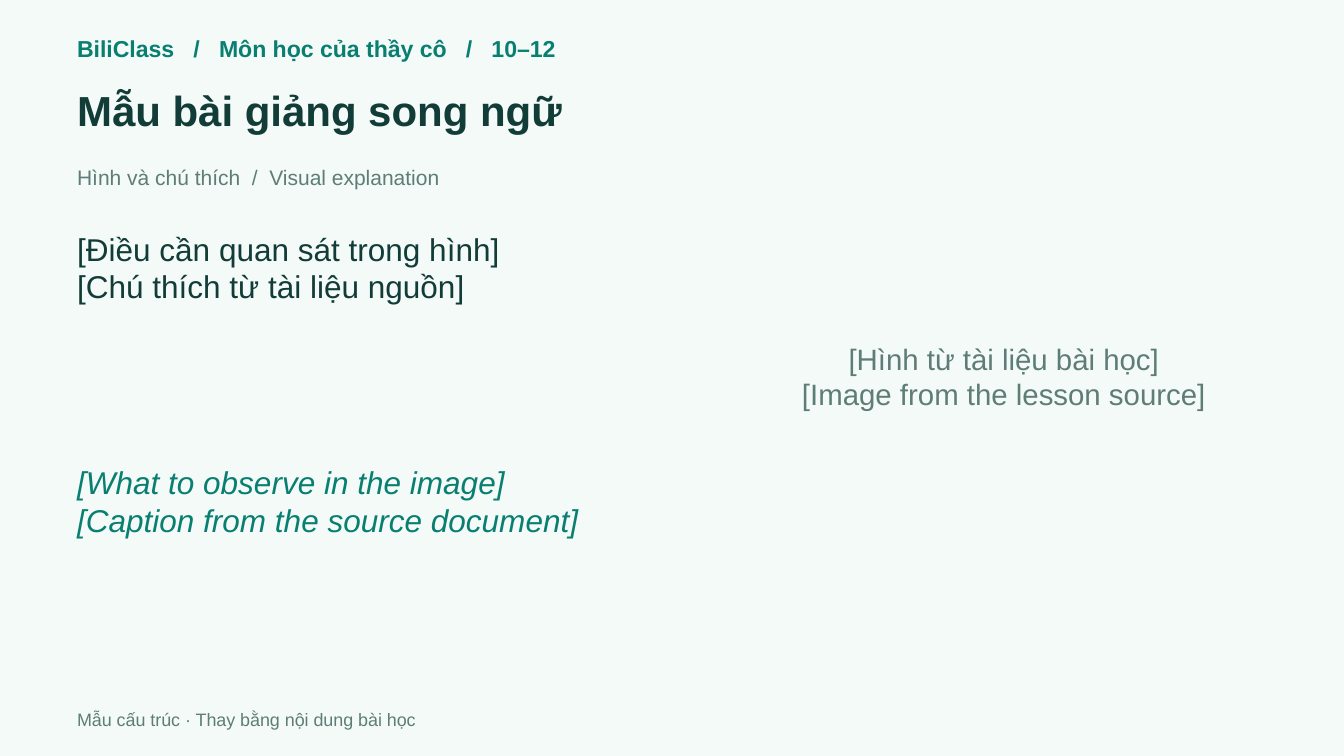
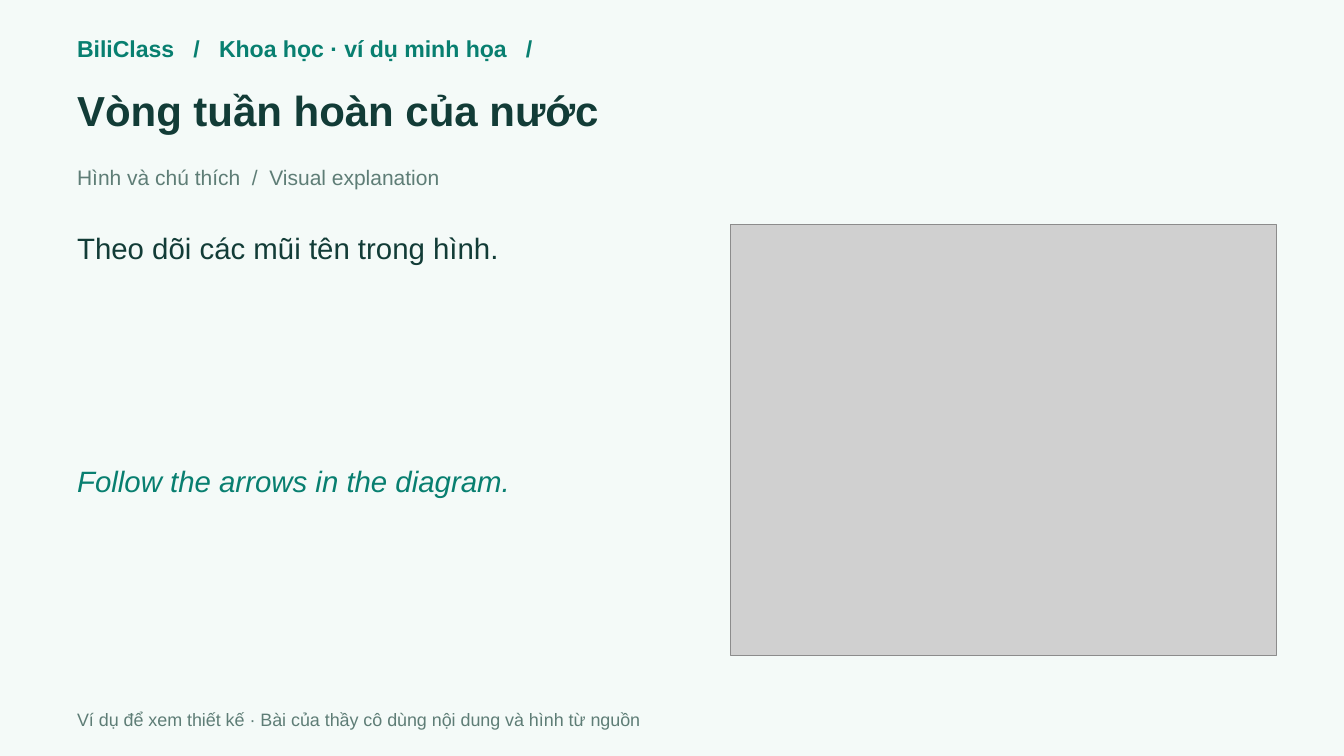
Before and after one commit to whitelotus-web/BiliClass, a slide deck: slide 7 of app/assets/templates/visual-classroom.pptx. Drawn at 1344x756 pixels with LibreOffice and Linux fonts; fonts in the diff are those of the drawing; grey boxes stand for pictures. Boxes give left, top, right and bottom in pixels: in the first picture for what was removed or moved away, otherwise in the second. Text is boxed around its words. In the diff, an @@ line names an element or a change of style, - is before the commit and + after.

```diff
--- a/app/assets/templates/visual-classroom.pptx
+++ b/app/assets/templates/visual-classroom.pptx
@@ text at [77, 40, 507, 61]: text changed @@
-BiliClass / Môn học của thầy cô / 10–12
+BiliClass / Khoa học · ví dụ minh họa /
@@ text at [77, 93, 598, 135]: text changed @@
-Mẫu bài giảng song ngữ
+Vòng tuần hoàn của nước
@@ text at [77, 237, 498, 264]: text changed; size 22.5 to 21 pt @@
-[Điều cần quan sát trong hình]
-[Chú thích từ tài liệu nguồn]
+Theo dõi các mũi tên trong hình.
@@ picture added at [731, 225, 1277, 655] @@
@@ text removed at [802, 348, 1205, 411] @@
-[Hình từ tài liệu bài học]
-[Image from the lesson source]
@@ text at [77, 470, 509, 498]: text changed; size 22.5 to 21 pt @@
-[What to observe in the image]
-[Caption from the source document]
+Follow the arrows in the diagram.
@@ text at [77, 712, 641, 730]: text changed @@
-Mẫu cấu trúc · Thay bằng nội dung bài học
+Ví dụ để xem thiết kế · Bài của thầy cô dùng nội dung và hình từ nguồn
```
Also in this commit, not shown: 13 slides added, 13 slides removed, 24 other files.
